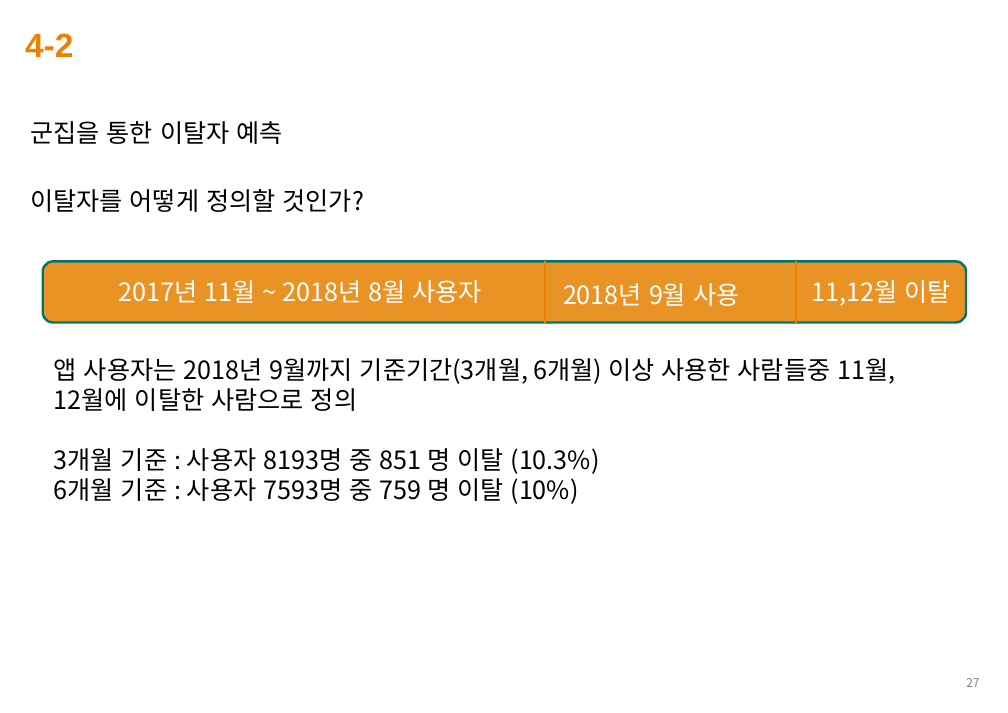
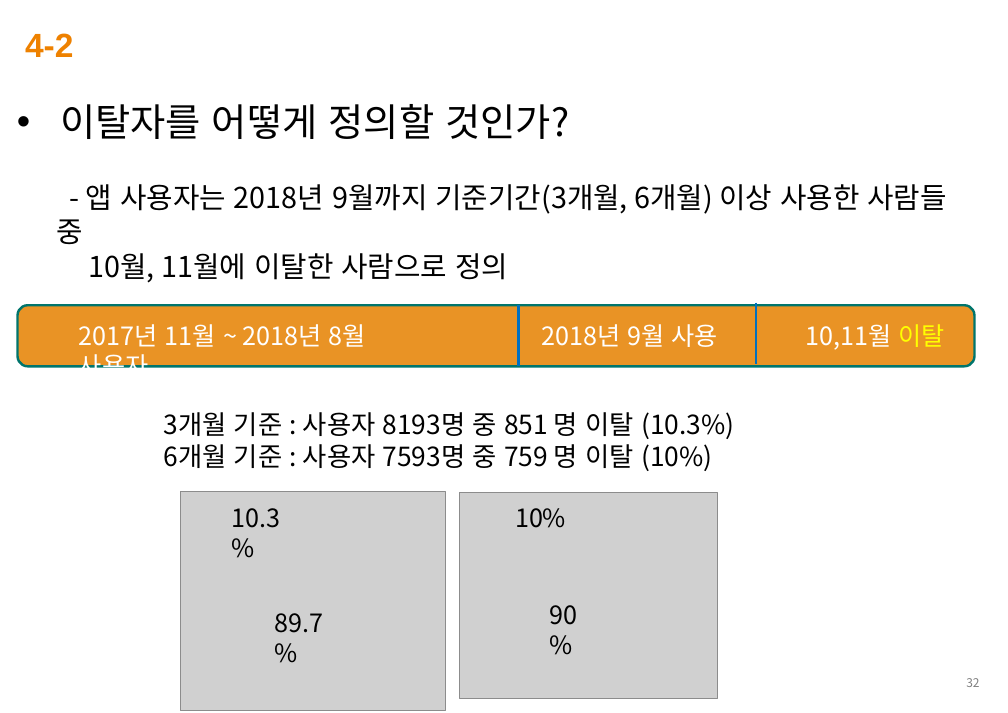
Before and after one commit to abcd00ou/LDS-Stat, a slide deck: slide 32 of 최종 보고서_이동성.pptx (slide 27 before the commit). Drawn at 1008x713 pixels with LibreOffice and Linux fonts; fonts in the diff are those of the drawing; grey boxes stand for pictures; background and template pictures are left out. Boxes give left, top, right and bottom in pixels: in the first picture for what was removed or moved away, otherwise in the second. Text is boxed around its words. In the diff, an @@ line names an element or a change of style, - is before the commit and + after.

```diff
--- a/최종 보고서_이동성.pptx
+++ b/최종 보고서_이동성.pptx
@@ text "이탈자를 어떻게 정의할 것인가?": place and size @@
-text "이탈자를 어떻게 정의할 것인가?" at bbox=[30, 189, 364, 212]
+text "이탈자를 어떻게 정의할 것인가?" at bbox=[60, 104, 569, 139]
@@ text "이탈자를 어떻게 정의할 것인가?" at bbox=[60, 104, 569, 139]: size 21 to 32 pt; bullet none to • @@
@@ text at bbox=[60, 104, 201, 139]: text changed; size 22 to 30 pt @@
-활용 방안 (2)
+군집을 이용한 이탈자 예측
@@ text removed at bbox=[30, 121, 283, 144] @@
-군집을 통한 이탈자 예측
@@ text added at bbox=[56, 184, 947, 283], 24 pt, text #000000 @@
+- 앱 사용자는 2018년 9월까지 기준기간(3개월, 6개월) 이상 사용한 사람들 중
+10월, 11월에 이탈한 사람으로 정의
@@ rounded rectangle: place and size @@
-rounded rectangle at bbox=[43, 261, 967, 322]
+rounded rectangle at bbox=[17, 305, 974, 366]
@@ text "2017년 11월 ~ 2018년 8월 ..." rewrapped from bbox=[119, 280, 481, 303] to bbox=[79, 324, 366, 368] @@
@@ line moved from (545, 261) - (545, 322) to (519, 305) - (519, 366) @@
@@ line (519, 305) - (519, 366): stroke #EE8100 2 pt to #0070C0 2 pt @@
@@ text "2018년 9월 사용": place and size @@
-text "2018년 9월 사용" at bbox=[563, 283, 739, 306]
+text "2018년 9월 사용" at bbox=[541, 324, 717, 347]
@@ line moved from (796, 261) - (796, 322) to (756, 303) - (756, 364) @@
@@ line (756, 303) - (756, 364): stroke #EE8100 2 pt to #0070C0 2 pt @@
@@ text at bbox=[805, 324, 944, 350]: text changed @@
-11,12월 이탈
+10,11월 이탈
@@ text at bbox=[54, 358, 895, 411]: paragraph removed @@
-앱 사용자는 2018년 9월까지 기준기간(3개월, 6개월) 이상 사용한 사람들중 11월, 12월에 이탈한 사람으로 정의
@@ text "3개월 기준 : 사용자 8193명 ...": place and size @@
-text "3개월 기준 : 사용자 8193명 ..." at bbox=[54, 358, 895, 504]
+text "3개월 기준 : 사용자 8193명 ..." at bbox=[164, 412, 734, 471]
@@ text "3개월 기준 : 사용자 8193명 ..." at bbox=[164, 412, 734, 471]: size 21 to 22 pt @@
@@ picture added at bbox=[180, 491, 445, 711] @@
@@ text added at bbox=[232, 508, 281, 528], 21 pt, text #000000 @@
+10.3%
@@ picture added at bbox=[460, 492, 717, 698] @@
@@ text added at bbox=[515, 508, 566, 528], 21 pt, text #000000 @@
+10%
@@ text added at bbox=[275, 613, 324, 633], 21 pt, text #000000 @@
+89.7%
@@ text added at bbox=[549, 605, 577, 625], 21 pt, text #000000 @@
+90%
@@ page number at bbox=[966, 678, 979, 687]: text changed @@
-27
+32
```
Also in this commit, not shown: 24 other slides changed, 12 slides added, 3 slides removed.
